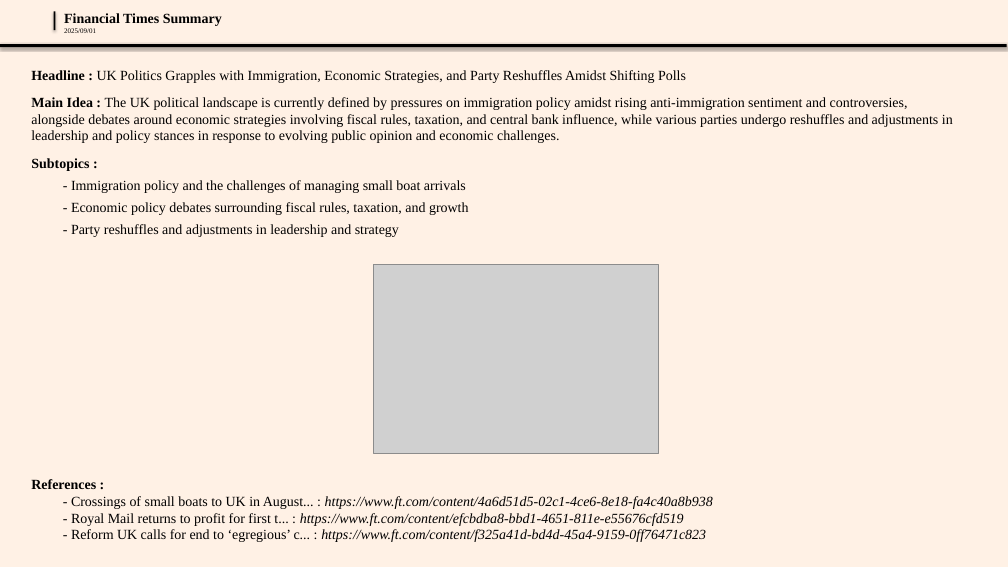
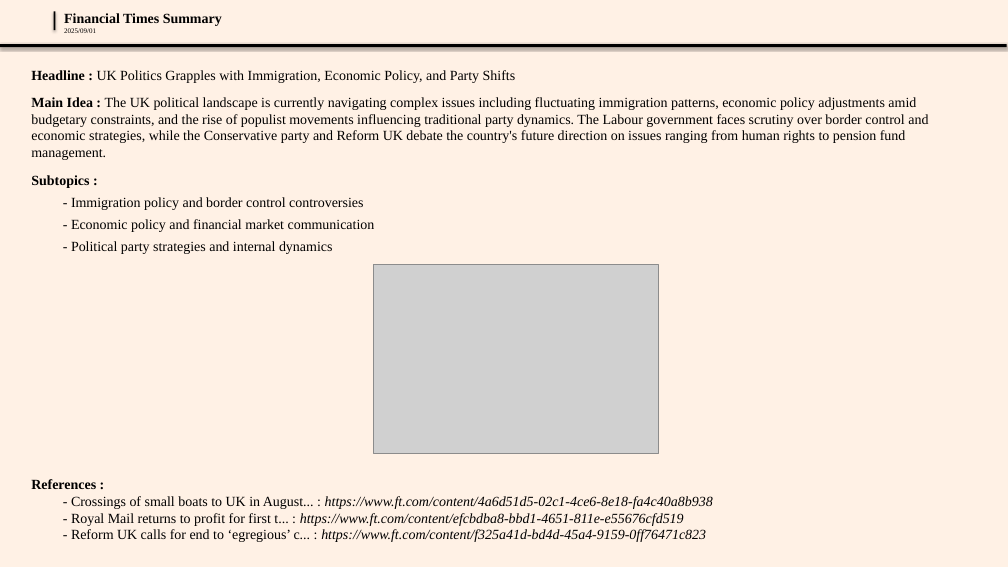
Before and after one commit to AhmedTioual/ft_scraper, a slide deck: slide 3 of data/presentations/themes_presentation_2025-09-01.pptx. Drawn at 1008x567 pixels with LibreOffice and Linux fonts; fonts in the diff are those of the drawing; grey boxes stand for pictures; background and template pictures are left out. Boxes give left, top, right and bottom in pixels: in the first picture for what was removed or moved away, otherwise in the second. Text is boxed around its words. In the diff, an @@ line names an element or a change of style, - is before the commit and + after.

```diff
--- a/data/presentations/themes_presentation_2025-09-01.pptx
+++ b/data/presentations/themes_presentation_2025-09-01.pptx
@@ text at bbox=[31, 70, 928, 160]: text changed @@
-Headline : UK Politics Grapples with Immigration, Economic Strategies, and Party Reshuffles Amidst Shifting Polls
-Main Idea : The UK political landscape is currently defined by pressures on immigration policy amidst rising anti-immigration sentiment and controversies, alongside debates around economic strategies involving fiscal rules, taxation, and central bank influence, while various parties undergo reshuffles and adjustments in leadership and policy stances in response to evolving public opinion and economic challenges.
+Headline : UK Politics Grapples with Immigration, Economic Policy, and Party Shifts
+Main Idea : The UK political landscape is currently navigating complex issues including fluctuating immigration patterns, economic policy adjustments amid budgetary constraints, and the rise of populist movements influencing traditional party dynamics. The Labour government faces scrutiny over border control and economic strategies, while the Conservative party and Reform UK debate the country's future direction on issues ranging from human rights to pension fund management.
@@ text at bbox=[71, 197, 375, 254]: text changed @@
-  - Immigration policy and the challenges of managing small boat arrivals
-  - Economic policy debates surrounding fiscal rules, taxation, and growth
-  - Party reshuffles and adjustments in leadership and strategy
+  - Immigration policy and border control controversies
+  - Economic policy and financial market communication
+  - Political party strategies and internal dynamics
```
Also in this commit, not shown: 2 other slides changed.
